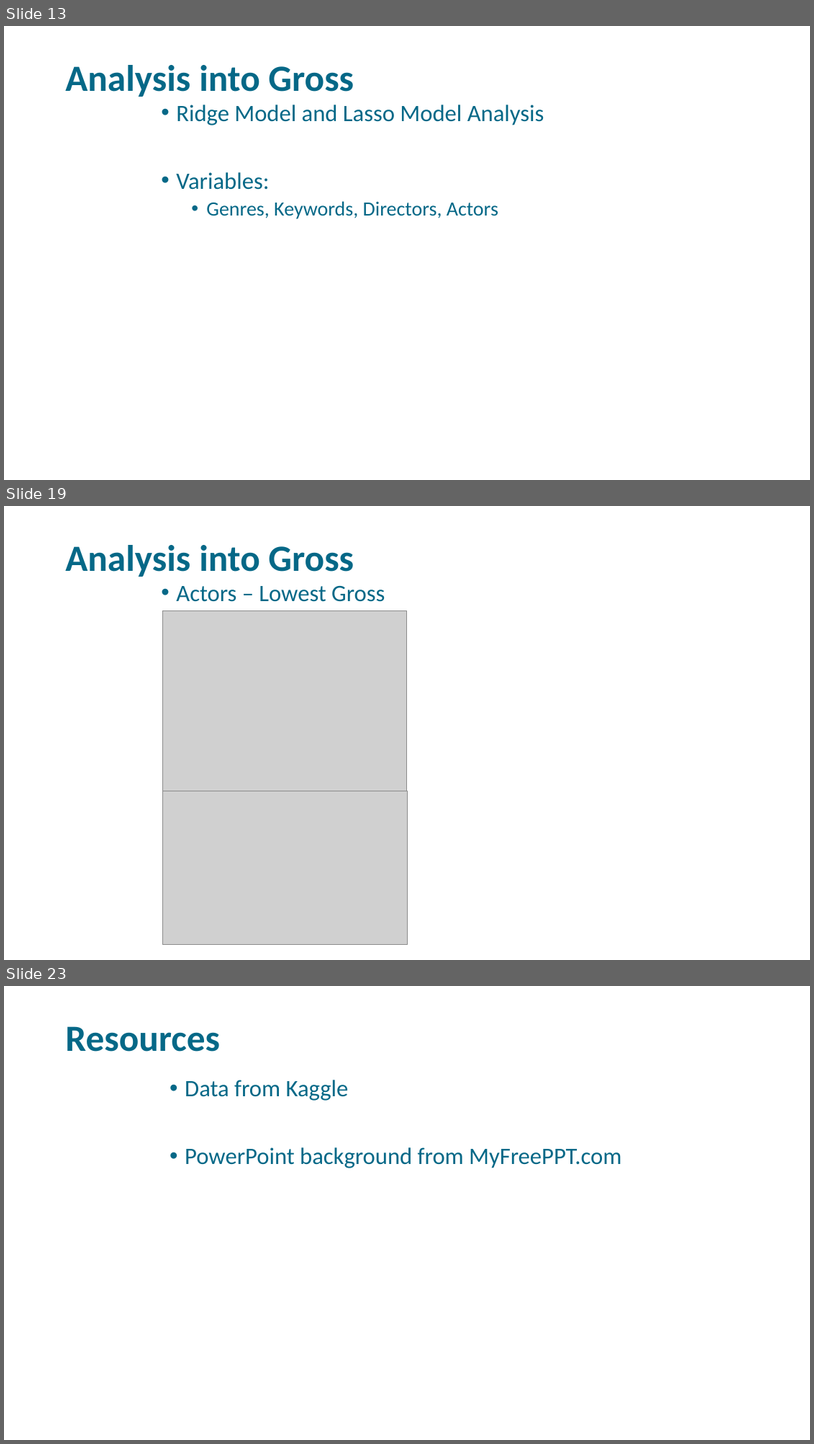
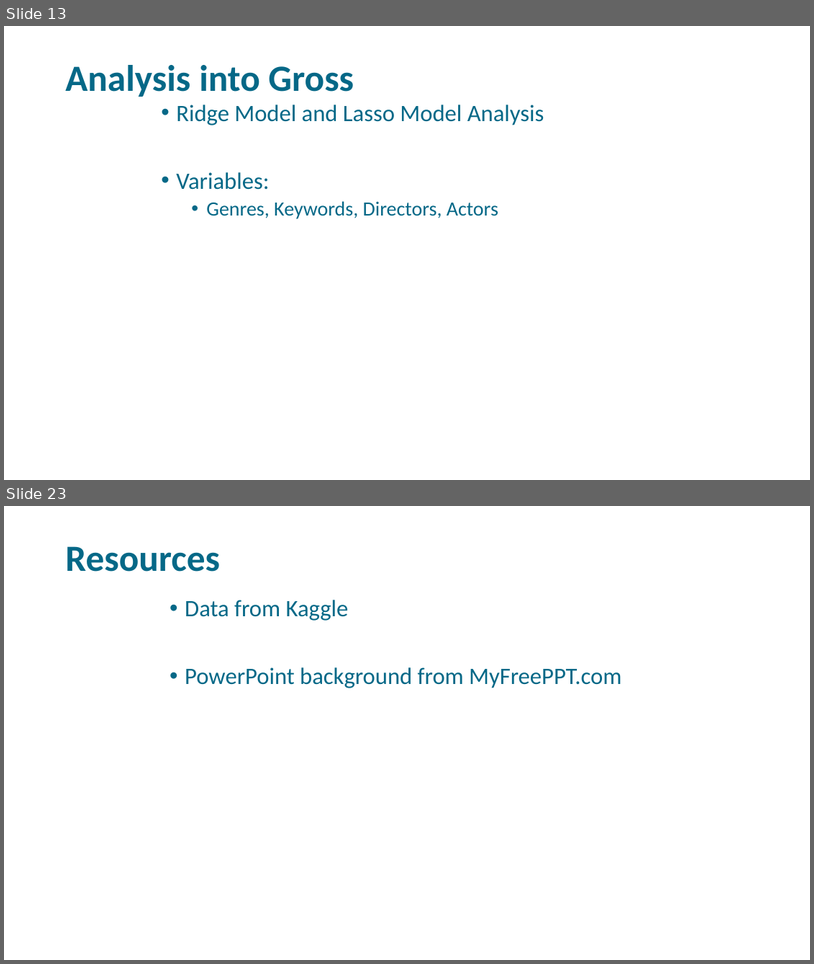
Before and after one commit to libbyYOU/IMDb-5000-movie-project, a slide deck: DSO-530 Final Project.pptx. Shown one above the other, each under a label of ours: slides 13, 19 and 23 before the commit, slides 13 and 23 after it; the slides between them are not shown. The pictures are 814x1444 and 814x964 pixels, drawn with LibreOffice and Linux fonts; fonts in the diff are those of the drawing; grey boxes stand for pictures; background and template pictures are left out. Boxes give left, top, right and bottom in pixels: in the first picture for what was removed or moved away, otherwise in the second. Text is boxed around its words. In the diff, an @@ line names an element or a change of style, - is before the commit and + after.

```diff
--- a/DSO-530 Final Project.pptx
+++ b/DSO-530 Final Project.pptx
@@ slide 19 removed at [4, 506, 810, 960], background picture (left out) @@
@@ title removed at [65, 545, 354, 577] @@
-Analysis into Gross
@@ text removed at [176, 585, 385, 602] @@
-• Actors – Lowest Gross
@@ picture removed at [162, 610, 407, 791] @@
@@ picture removed at [162, 790, 407, 943] @@
```
Also in this commit, not shown: 9 slides changed, 3 slides added, 2 other slides removed.
